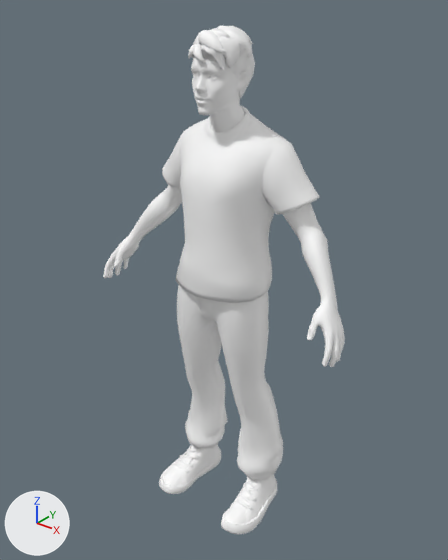
What one commit did to the glTF model avatar/src/assets/avatar.glb.
Rendered twice from a 50 mm camera at (1.284, -1.614, 1.99) aimed at (-0.009, 0.002, 0.988). Every picture has the same lights, and +X, +Y and +Z are marked at lower left.

In view in the first picture: 'Wolf3D_Body', 'Wolf3D_Hair', 'Wolf3D_Head', 'Wolf3D_Outfit_Bottom', 'Wolf3D_Outfit_Footwear', 'Wolf3D_Outfit_Top'.
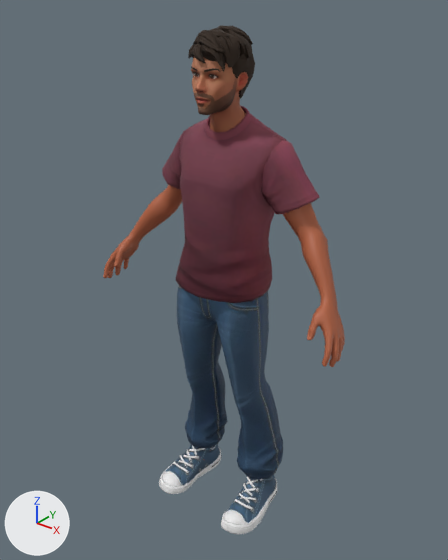
Edits to the bpy script that builds the scene:
```text
Change mat_wolf3d_outfit_footwear:
    remove # nodes: BsdfPrincipled, OutputMaterial
    remove # colours: white #ffffff
    nodes: BsdfPrincipled, NormalMap, OutputMaterial, SeparateColor, TexImage x3
    uses the picture img_tennis_casual_02
    uses the picture img_tennis_casual_02_m_tennis_casual_02_r
    uses the picture img_tennis_casual_02_n
Add mat_wolf3d_outfit_top:
    mat_wolf3d_outfit_top = bpy.data.materials.new('Wolf3D_Outfit_Top')
    # uses the picture img_tshirt_01_n
    # uses the picture img_tshirt_01_r
    # uses the picture img_tshirt_01_wine_c
Add mat_wolf3d_outfit_bottom:
    mat_wolf3d_outfit_bottom = bpy.data.materials.new('Wolf3D_Outfit_Bottom')
    # uses the picture img_pants_jeans_01_color1_c
    # uses the picture img_pants_jeans_01_color1_m_pants_jeans_01_color1_r
    # uses the picture img_pants_jeans_01_color1_n
Add mat_wolf3d_hair:
    mat_wolf3d_hair = bpy.data.materials.new('Wolf3D_Hair')
    # uses the picture img_basecolor_002
    # uses the picture img_hair_21_n
Change me_wolf3d_body_001:
    where me_wolf3d_body_001.from_pydata(...)  # 2958 vertices, 5816 faces; spans x -0.53..0.53, y -0.15..0.112, z 0.077..1.349
    remove me_wolf3d_body_001.materials.append(mat_wolf3d_body_001)  # white #ffffff
    add me_wolf3d_body_001.materials.append(mat_wolf3d_body)  # picture img_basecolor_001
Change me_wolf3d_hair_001:
    where me_wolf3d_hair_001.from_pydata(...)  # 653 vertices, 1203 faces; spans x -0.107..0.098, y -0.141..0.089, z 1.63..1.863
    remove me_wolf3d_hair_001.materials.append(mat_wolf3d_hair_001)  # white #ffffff
    add me_wolf3d_hair_001.materials.append(mat_wolf3d_hair)
Change me_wolf3d_head_001:
    where me_wolf3d_head_001.from_pydata(...)  # 2060 vertices, 4094 faces; spans x -0.096..0.096, y -0.143..0.087, z 1.521..1.833
    remove me_wolf3d_head_001.materials.append(mat_wolf3d_skin_001)  # white #ffffff
    add me_wolf3d_head_001.materials.append(mat_wolf3d_skin)  # picture img_basecolor_003
Change me_wolf3d_outfit_bottom_001:
    where me_wolf3d_outfit_bottom_001.from_pydata(...)  # 1911 vertices, 3793 faces; spans x -0.242..0.241, y -0.141..0.152, z 0.13..1.09
    remove me_wolf3d_outfit_bottom_001.materials.append(mat_wolf3d_outfit_bottom_001)  # white #ffffff
    add me_wolf3d_outfit_bottom_001.materials.append(mat_wolf3d_outfit_bottom)
Change me_wolf3d_outfit_top_001:
    where me_wolf3d_outfit_top_001.from_pydata(...)  # 596 vertices, 1188 faces; spans x -0.326..0.326, y -0.164..0.154, z 0.984..1.613
    remove me_wolf3d_outfit_top_001.materials.append(mat_wolf3d_outfit_top_001)  # white #ffffff
    add me_wolf3d_outfit_top_001.materials.append(mat_wolf3d_outfit_top)
```

Where the change shows, as pixel boxes (x1, y1, x2, y2) in the pictures (448 x 560 px):
'Wolf3D_Outfit_Top', recoloured (white to brown): (162, 106, 319, 303) in both
'Wolf3D_Outfit_Bottom', recoloured (grey to blue): (177, 285, 283, 479) in both
'Wolf3D_Body', recoloured (white to brown): (103, 185, 345, 460) in both
'Wolf3D_Outfit_Footwear', surface changed: (159, 444, 277, 534) in both
'Wolf3D_Head', recoloured (grey to brown): (191, 56, 248, 132) in both
'Wolf3D_Hair', recoloured: (188, 25, 255, 98) in both
